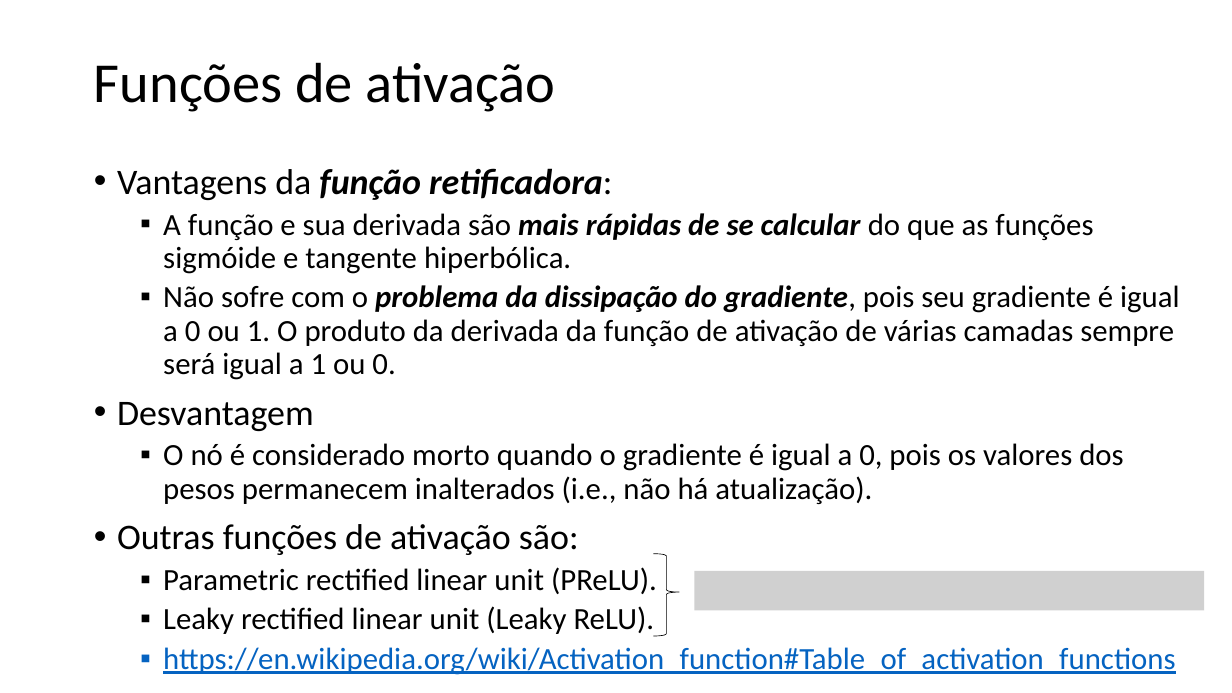
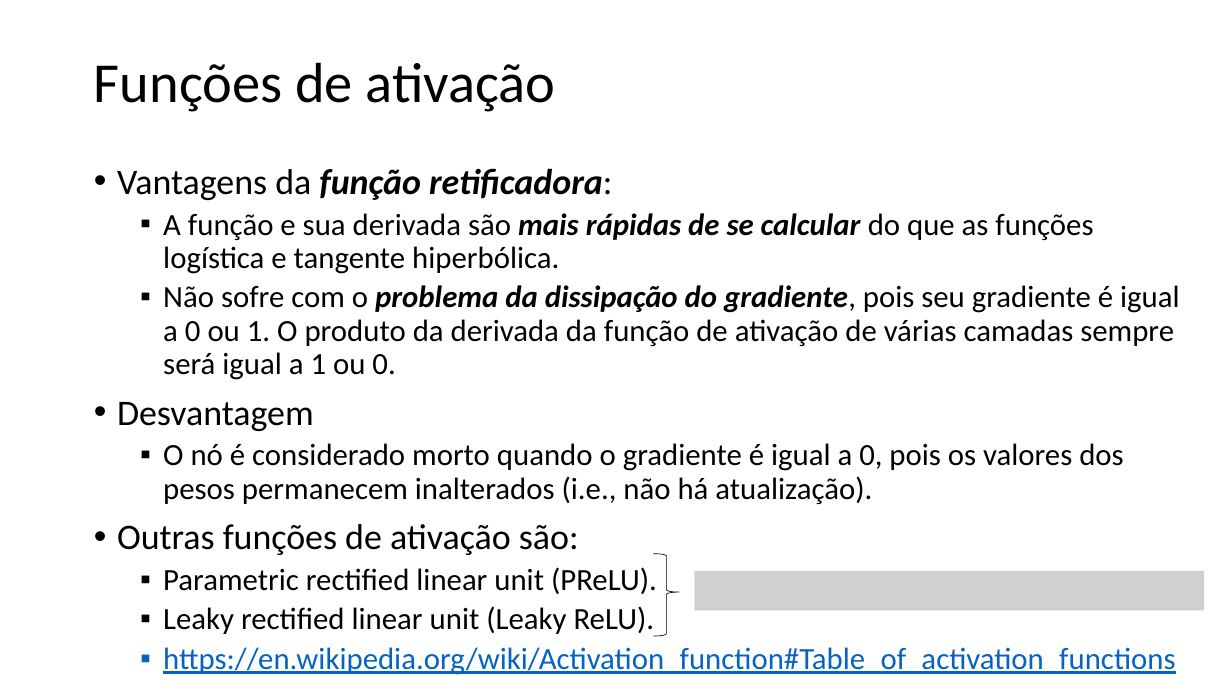
Before and after one commit to zz4fap/t320_aprendizado_de_maquina, a slide deck: slide 15 of slides/T320_Redes_Neurais_Artificiais (Parte II).pptx. Drawn at 1232x693 pixels with LibreOffice and Linux fonts; fonts in the diff are those of the drawing; grey boxes stand for pictures. Boxes give left, top, right and bottom in pixels: in the first picture for what was removed or moved away, otherwise in the second. Text is boxed around its words. In the diff, an @@ line names an element or a change of style, - is before the commit and + after.

```diff
--- a/slides/T320_Redes_Neurais_Artificiais (Parte II).pptx
+++ b/slides/T320_Redes_Neurais_Artificiais (Parte II).pptx
@@ text at [163, 213, 1093, 274]: text changed @@
-  ▪ A função e sua derivada são mais rápidas de se calcular do que as funções sigmóide e tangente hiperbólica.
+  ▪ A função e sua derivada são mais rápidas de se calcular do que as funções logística e tangente hiperbólica.
```
Also in this commit, not shown: 1 other slide changed, 2 other files.
